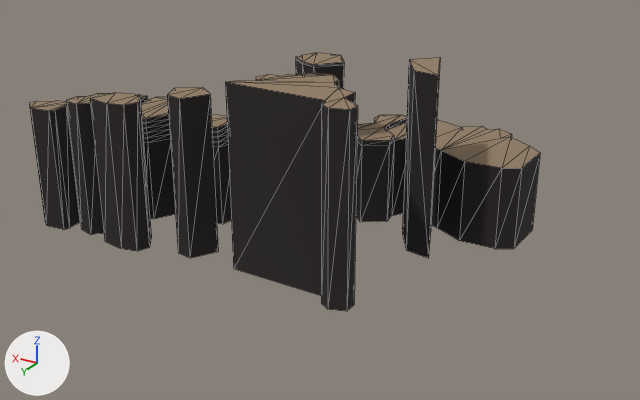
Two versions of the glTF model models/final/templeRunB.gltf, one commit apart.
Rendered twice from a camera (50 mm lens) standing at (-106.6, 169.9, 73.1) and looking at (-30.5, 43.1, 9.7). The lights are fixed; the arrows at lower left show +X, +Y and +Z. Mesh edges are drawn as thin lines. Objects named as collision shapes, trigger or cutter boxes, shadow casters or lower levels of detail are left out. Vertices at the same position are counted once.

Names of what the first picture shows: 'templeRun'.
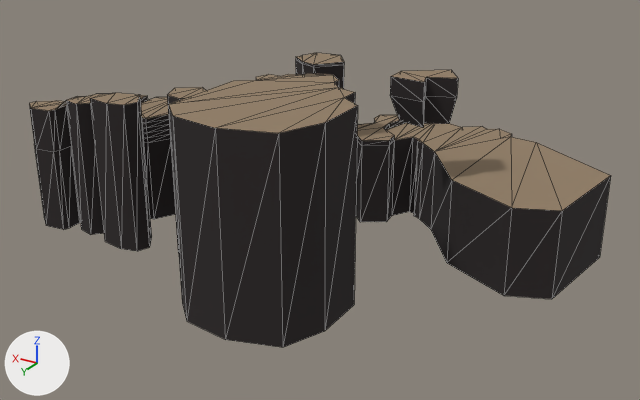
The change, as a diff of the scene's bpy script:
```diff
--- a/models/final/templeRunB.gltf.py
+++ b/models/final/templeRunB.gltf.py
@@ me_mesh_0_005 @@
 # used by ob_templerun; location = (0.0, 0.0, 0.0)
-me_mesh_0_005.from_pydata(...)  # 462 vertices, 787 faces; spans x -61.7..23.0, y 6.1..62.3, z 0.0..34.0
+me_mesh_0_005.from_pydata(...)  # 481 vertices, 833 faces; spans x -76.0..23.0, y 6.1..77.5, z 0.0..34.0
+# me_mesh_0_005 part 1: a new loose piece of 18 vertices spanning x -53.0..-42.9, y 32.1..41.5, z 26.0..34.0, in mat_pirate (picture img_piratespack_tx)
+# me_mesh_0_005 part 2
+# 11 vertices are removed from x -51.4..-40.6, y 23.7..36.5, z 0.0..34.0
+# 46 faces are deleted
+# 18 vertices move from x -61.7..-21.6, y 12.7..61.6, z 0.0..34.0 to x -76.0..-21.6, y 10.1..77.5, z 0.0..34.0
+# 2 vertices are added at (-53.0, 36.5, 16.0), (-53.0, 36.5, 0.0)
+# 10 new vertices lie (0.0, 0.0, 16.0) away from vertices in x -44.7..23.0, y 25.0..62.2, z 0.0
+# 60 new faces join them
 me_mesh_0_005.materials.append(mat_pirate)
```

What differs and where, as boxes [x1, y1, x2, y2] in the pictures (640 x 400 px; the box of a moved part takes in the faces that stretch with it):
'templeRun', reshaped (14% wider, 14% taller)
    before: [29, 53, 540, 311]
    after: [29, 53, 611, 347]
part 1 of me_mesh_0_005, added (black)
    after: [390, 70, 458, 128]
part 2 of me_mesh_0_005, moved or reshaped
    before: [34, 57, 540, 311]
    after: [34, 80, 611, 347]
